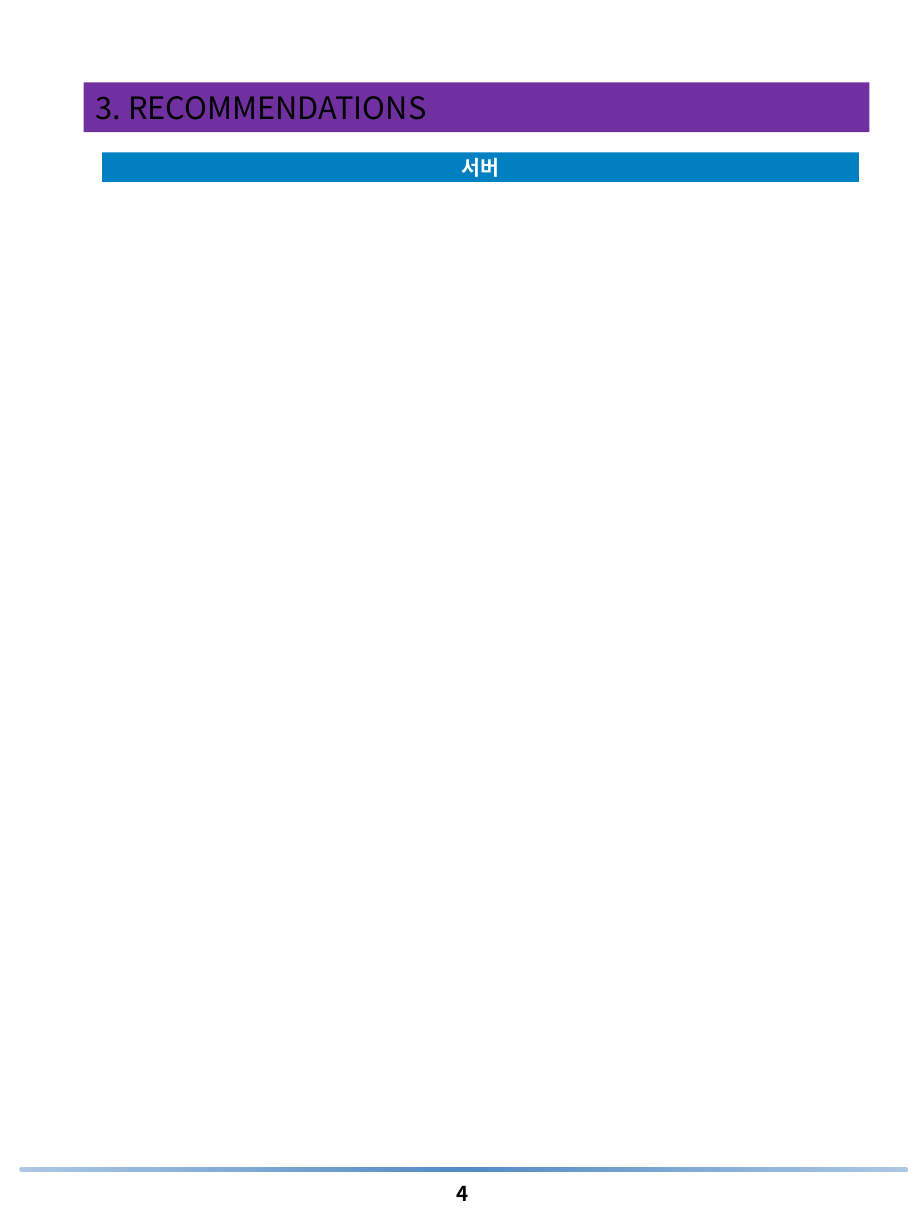
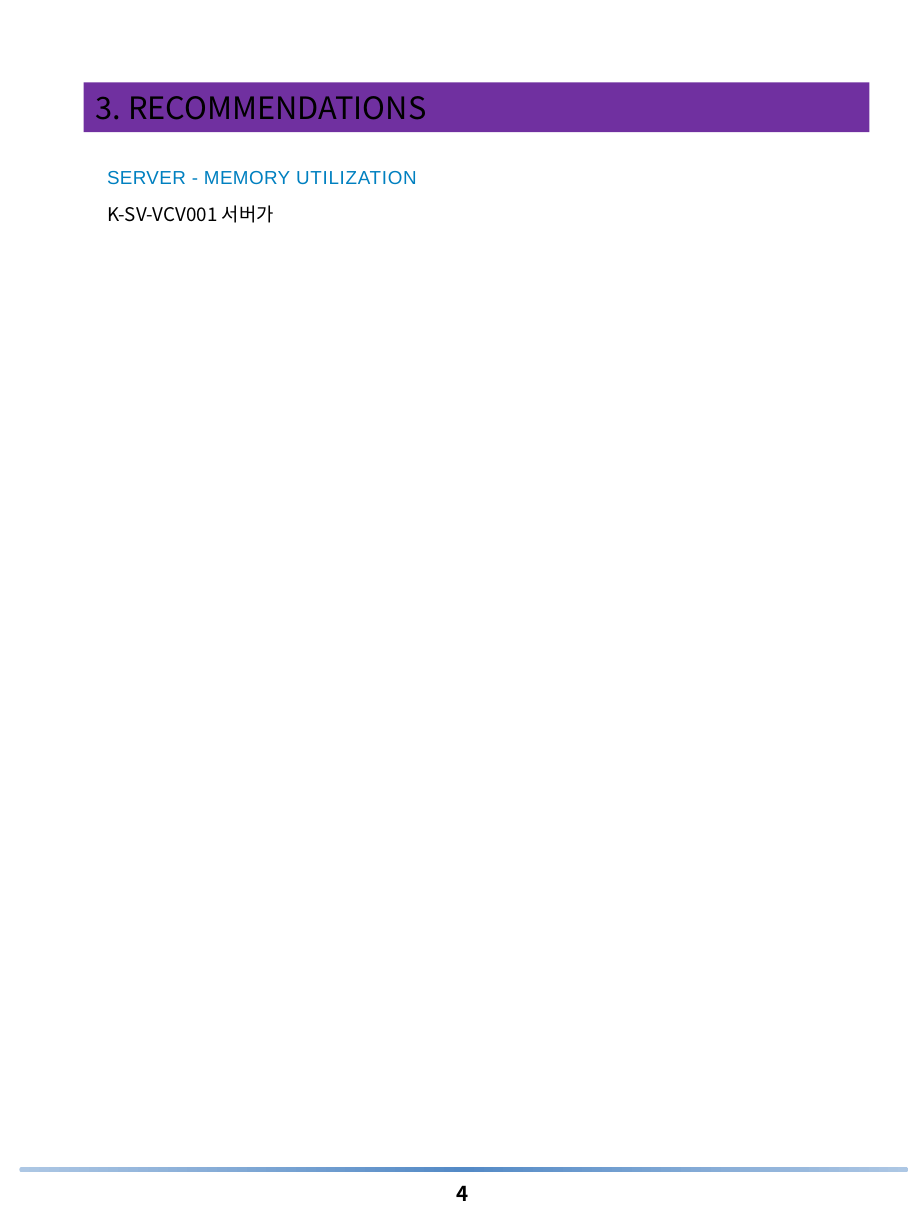
Before and after one commit to uzusun/atom_example, a slide deck: slide 4 of document/[지메이트] 월간보고서 sample.pptx. Drawn at 924x1232 pixels with LibreOffice and Linux fonts; fonts in the diff are those of the drawing; background and template pictures are left out. Boxes give left, top, right and bottom in pixels: in the first picture for what was removed or moved away, otherwise in the second. Text is boxed around its words. In the diff, an @@ line names an element or a change of style, - is before the commit and + after.

```diff
--- a/document/[지메이트] 월간보고서 sample.pptx
+++ b/document/[지메이트] 월간보고서 sample.pptx
@@ freeform shape removed at <box>102,153,859,182</box> @@
-서버
@@ text added at <box>107,171,417,185</box>, 11 pt, text #0080C0 @@
+SERVER - MEMORY UTILIZATION
@@ text added at <box>107,205,274,223</box>, 11 pt, text #000000 @@
+K-SV-VCV001 서버가
```
Also in this commit, not shown: 2 other slides changed, 2 other files.
